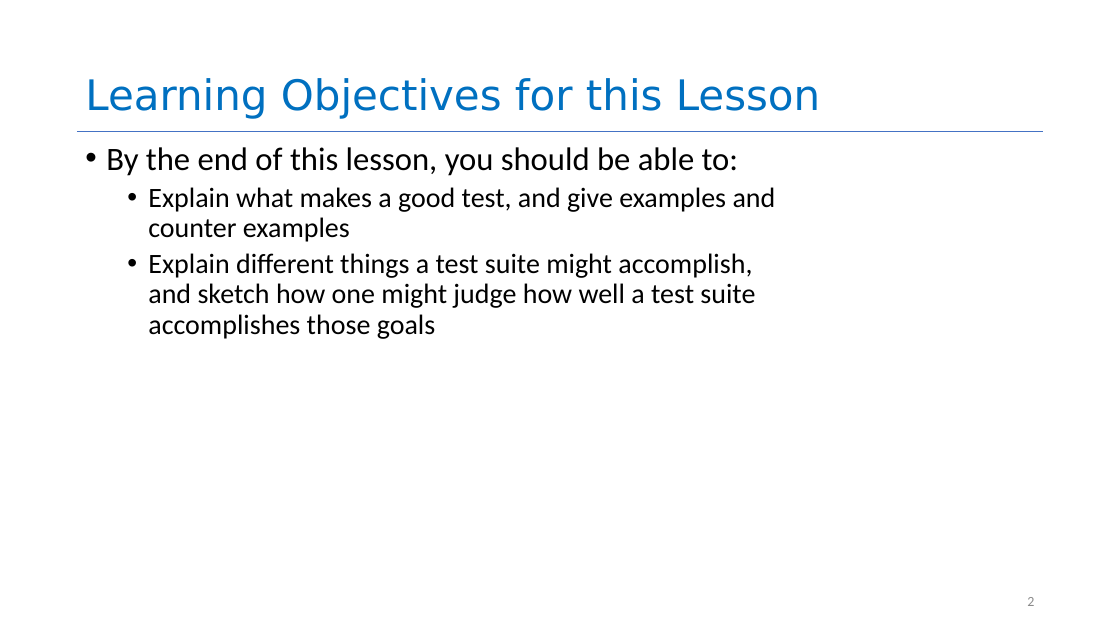
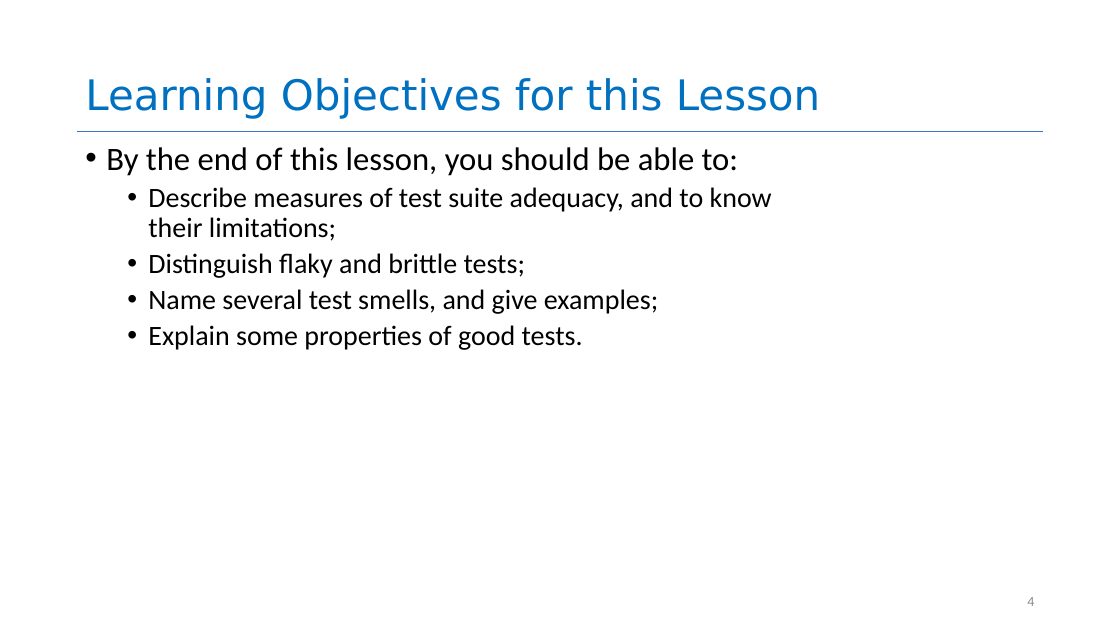
Before and after one commit to neu-se/CS4530-Spring-2022, a slide deck: slide 4 of Slides/Lesson 5.2 Evaluating Tests.pptx (slide 2 before the commit). Drawn at 1120x630 pixels with LibreOffice and Linux fonts; fonts in the diff are those of the drawing. Boxes give left, top, right and bottom in pixels: in the first picture for what was removed or moved away, otherwise in the second. Text is boxed around its words. In the diff, an @@ line names an element or a change of style, - is before the commit and + after.

```diff
--- a/Slides/Lesson 5.2 Evaluating Tests.pptx
+++ b/Slides/Lesson 5.2 Evaluating Tests.pptx
@@ text at (x1=148, y1=187, x2=772, y2=350): text changed @@
-  • Explain what makes a good test, and give examples and counter examples
-  • Explain different things a test suite might accomplish, and sketch how one might judge how well a test suite accomplishes those goals
+  • Describe measures of test suite adequacy, and to know their limitations;
+  • Distinguish flaky and brittle tests;
+  • Name several test smells, and give examples;
+  • Explain some properties of good tests.
@@ page number at (x1=1027, y1=597, x2=1034, y2=606): text changed @@
-2
+4
```
Also in this commit, not shown: 16 other slides changed, 7 slides added, 14 slides removed, 1 other file.
